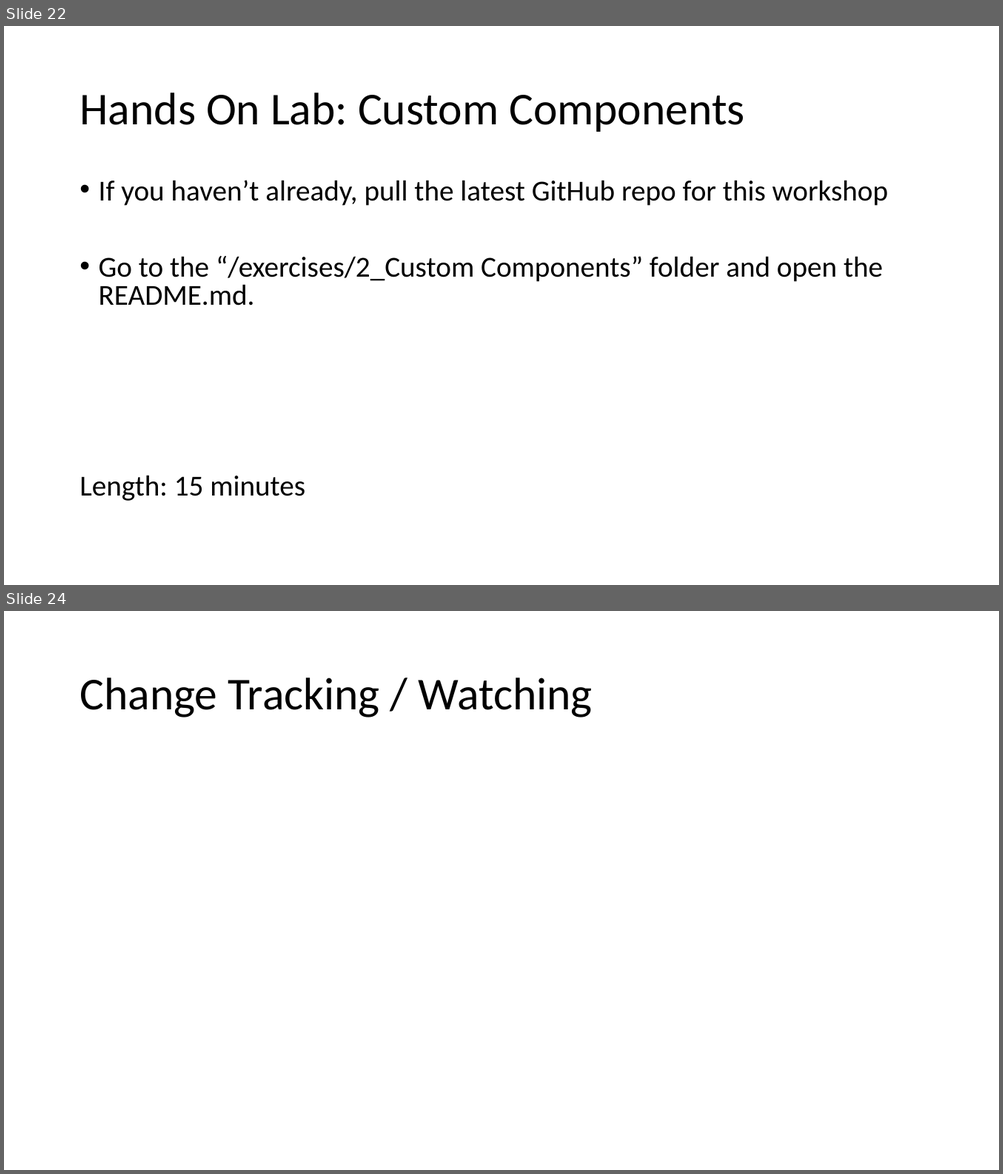
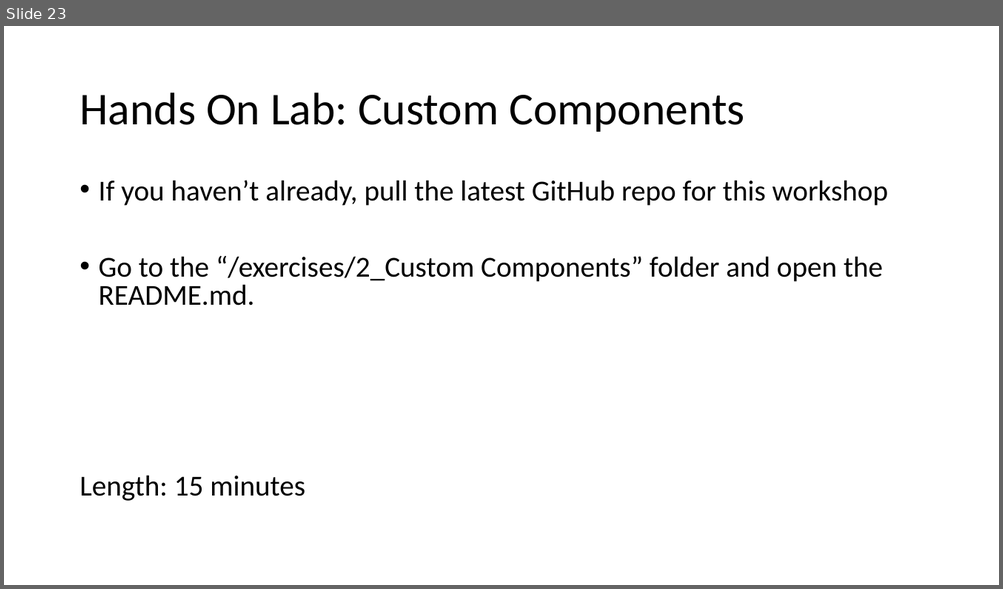
Before and after one commit to 1kevgriff/Workshop-SPA-with-ASPNETCORE-VueJS, a slide deck: Slides/3_VueJS.pptx. Shown one above the other, each under a label of ours: slides 22 and 24 before the commit, slide 23 after it; the slides between them are not shown. The pictures are 1003x1174 and 1003x589 pixels, drawn with LibreOffice and Linux fonts; fonts in the diff are those of the drawing. Boxes give left, top, right and bottom in pixels: in the first picture for what was removed or moved away, otherwise in the second. Text is boxed around its words. In the diff, an @@ line names an element or a change of style, - is before the commit and + after.

```diff
--- a/Slides/3_VueJS.pptx
+++ b/Slides/3_VueJS.pptx
@@ slide 24 removed at (4, 611, 999, 1170), background #FFFFFF @@
@@ title removed at (79, 678, 592, 718) @@
-Change Tracking / Watching
@@ what was slide 22 is now slide 23 @@
```
Also in this commit, not shown: 4 slides changed, 1 other slide removed, 23 other files.
